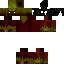
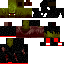
Layered file, before and after one edit (64 x 64). Changes by layer:
hid group "Player" (1st of 2, in "Griefer") (9 layers) over <box>0,0,64,64</box>
showed group "Villager" (1st of 3, in "Griefer") (9 layers) over <box>0,0,64,64</box>
painted on "overlay-dead" (3rd of 3, in "Griefer" › "Villager") over <box>0,20,40,45</box>
added layer "main-dead" (2nd of 3, in "Griefer" › "Villager") in group "Villager" over <box>0,2,63,64</box>
showed "main-dead" (3rd of 3, in "Griefer" › "Villager"), painted on it over <box>0,0,60,47</box>
showed "underlay" (2nd of 2, in "Griefer" › "Villager") over <box>0,47,28,62</box>
showed group "Templates" (2 layers) over <box>0,0,64,64</box>
showed group "Reference" (5 layers) over <box>0,0,64,64</box>
showed "Zombie Villager" over <box>0,0,60,38</box>
